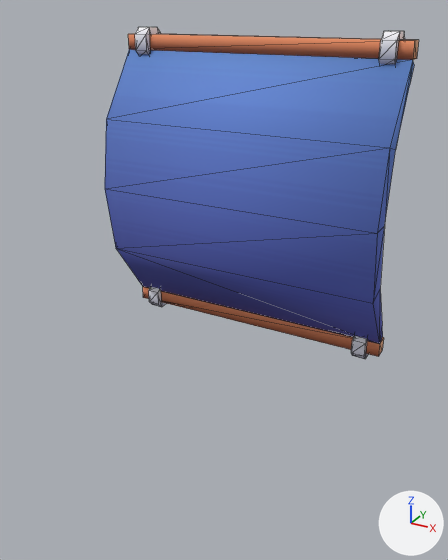
The glTF model boat-battle/assets/models/skins/sail/sail_blue.glb as it was, and as the next commit left it.
Camera for both pictures: a 50 mm camera at (4.11, -7.97, 8.14) aimed at (0.7, -1.77, 5.04). Every picture has the same lights, and +X, +Y and +Z are marked at lower right. Mesh edges are drawn as thin lines. Vertices at the same position are counted once.

The first picture shows 'sail-a_blue'.
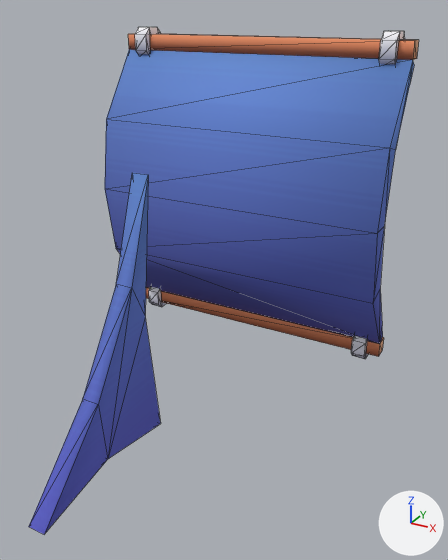
The edits, one by one:
me_sail_a_009 is used by ob_sail_a_blue; location (0.0, 0.63, 3.14).
me_sail_a_009 had 104 vertices, 180 faces and spanned x -2.2..2.2, y -1.08..0.1, z 0.0..4.72.
me_sail_a_009 now has 118 vertices, 204 faces and spans x -2.2..2.2, y -5.23..0.1, z -0.04..4.72.
me_sail_a_009 part 1: a new loose piece of 14 vertices spanning x -0.11..0.11, y -5.23..-3.07, z -0.04..3.3, in mat_colormap (picture img_colormap).

What differs and where, as boxes (x1, y1, x2, y2) in the pictures (448 x 560 px):
'sail-a_blue', reshaped (24% wider, 53% taller): before (105, 27, 419, 359); after (29, 27, 419, 534)
part 1 of me_sail_a_009, added (blue): after (29, 173, 161, 534)
